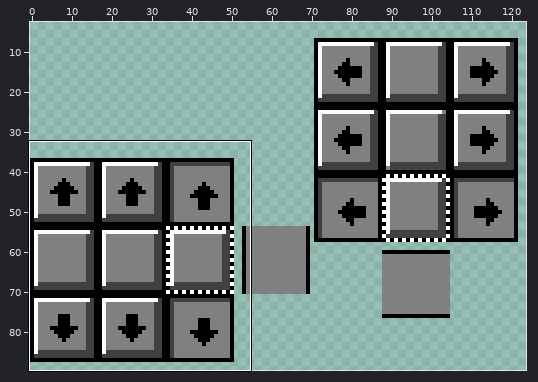
Sprite sheet -- images/window/scrollbars.png. Above, an overview of the earlier version with the close-up marked.
Close-up. The starting point:
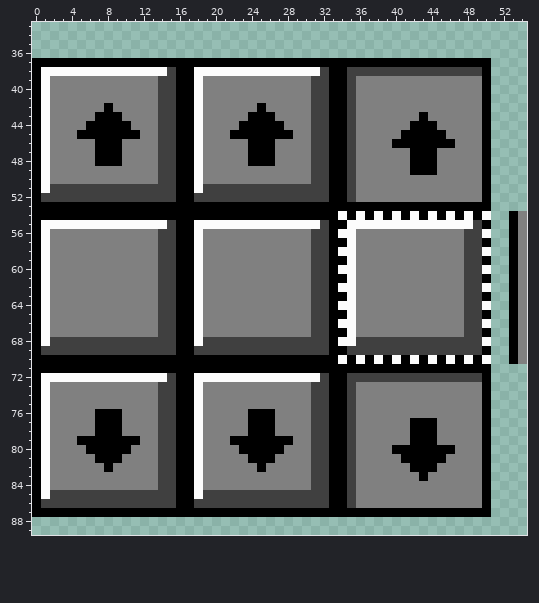
The file is 124x90 pixels. Shown: x 0..54, y 33..89. The wide view leaves out empty margins. The commit also changed other parts of the picture, which this record leaves out.
New version:
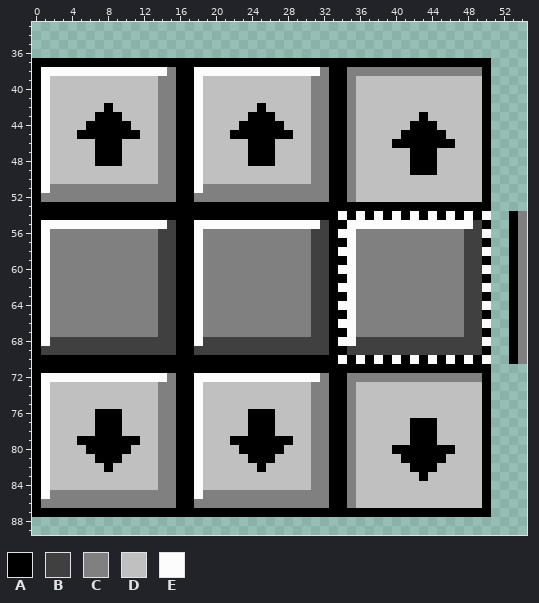
Palette (. is transparent): A #000000  B #404040  C #808080  D #c0c0c0  E #fcfcfc
From old to new:
y 38: x 15 B -> C; x 32 B -> C; x 35..49 BBBBBBBBBBBBBBB -> CCCCCCCCCCCCCCC
y 39..41: x 2..15 CCCCCCCCCCCCBB -> DDDDDDDDDDDDCC; x 19..32 CCCCCCCCCCCCBB -> DDDDDDDDDDDDCC; x 35..49 BCCCCCCCCCCCCCC -> CDDDDDDDDDDDDDD
y 42: x 2..7 CCCCCC -> DDDDDD; x 9..15 CCCCCBB -> DDDDDCC; x 19..24 CCCCCC -> DDDDDD; x 26..32 CCCCCBB -> DDDDDCC; x 35..49 BCCCCCCCCCCCCCC -> CDDDDDDDDDDDDDD
y 43: x 2..6 CCCCC -> DDDDD; x 10..15 CCCCBB -> DDDDCC; x 19..23 CCCCC -> DDDDD; x 27..32 CCCCBB -> DDDDCC; x 35..42 BCCCCCCC -> CDDDDDDD; x 44..49 CCCCCC -> DDDDDD
y 44: x 2..5 CCCC -> DDDD; x 11..15 CCCBB -> DDDCC; x 19..22 CCCC -> DDDD; x 28..32 CCCBB -> DDDCC; x 35..41 BCCCCCC -> CDDDDDD; x 45..49 CCCCC -> DDDDD
y 45: x 2..4 CCC -> DDD; x 12..15 CCBB -> DDCC; x 19..21 CCC -> DDD; x 29..32 CCBB -> DDCC; x 35..40 BCCCCC -> CDDDDD; x 46..49 CCCC -> DDDD
y 46: x 2..6 CCCCC -> DDDDD; x 10..15 CCCCBB -> DDDDCC; x 19..23 CCCCC -> DDDDD; x 27..32 CCCCBB -> DDDDCC; x 35..39 BCCCC -> CDDDD; x 47..49 CCC -> DDD
y 47..48: x 2..6 CCCCC -> DDDDD; x 10..15 CCCCBB -> DDDDCC; x 19..23 CCCCC -> DDDDD; x 27..32 CCCCBB -> DDDDCC; x 35..41 BCCCCCC -> CDDDDDD; x 45..49 CCCCC -> DDDDD
y 49: x 2..15 CCCCCCCCCCCCBB -> DDDDDDDDDDDDCC; x 19..32 CCCCCCCCCCCCBB -> DDDDDDDDDDDDCC; x 35..41 BCCCCCC -> CDDDDDD; x 45..49 CCCCC -> DDDDD
y 50: x 2..15 CCCCCCCCCCCCBB -> DDDDDDDDDDDDCC; x 19..32 CCCCCCCCCCCCBB -> DDDDDDDDDDDDCC; x 35..49 BCCCCCCCCCCCCCC -> CDDDDDDDDDDDDDD
y 51: x 2..15 BBBBBBBBBBBBBB -> CCCCCCCCCCCCCC; x 19..32 BBBBBBBBBBBBBB -> CCCCCCCCCCCCCC; x 35..49 BCCCCCCCCCCCCCC -> CDDDDDDDDDDDDDD
y 52: x 1..15 BBBBBBBBBBBBBBB -> CCCCCCCCCCCCCCC; x 18..32 BBBBBBBBBBBBBBB -> CCCCCCCCCCCCCCC; x 35..49 BCCCCCCCCCCCCCC -> CDDDDDDDDDDDDDD
y 72: x 15 B -> C; x 32 B -> C; x 35..49 BBBBBBBBBBBBBBB -> CCCCCCCCCCCCCCC
y 73..75: x 2..15 CCCCCCCCCCCCBB -> DDDDDDDDDDDDCC; x 19..32 CCCCCCCCCCCCBB -> DDDDDDDDDDDDCC; x 35..49 BCCCCCCCCCCCCCC -> CDDDDDDDDDDDDDD
y 76: x 2..6 CCCCC -> DDDDD; x 10..15 CCCCBB -> DDDDCC; x 19..23 CCCCC -> DDDDD; x 27..32 CCCCBB -> DDDDCC; x 35..49 BCCCCCCCCCCCCCC -> CDDDDDDDDDDDDDD
y 77..78: x 2..6 CCCCC -> DDDDD; x 10..15 CCCCBB -> DDDDCC; x 19..23 CCCCC -> DDDDD; x 27..32 CCCCBB -> DDDDCC; x 35..41 BCCCCCC -> CDDDDDD; x 45..49 CCCCC -> DDDDD
y 79: x 2..4 CCC -> DDD; x 12..15 CCBB -> DDCC; x 19..21 CCC -> DDD; x 29..32 CCBB -> DDCC; x 35..41 BCCCCCC -> CDDDDDD; x 45..49 CCCCC -> DDDDD
y 80: x 2..5 CCCC -> DDDD; x 11..15 CCCBB -> DDDCC; x 19..22 CCCC -> DDDD; x 28..32 CCCBB -> DDDCC; x 35..39 BCCCC -> CDDDD; x 47..49 CCC -> DDD
y 81: x 2..6 CCCCC -> DDDDD; x 10..15 CCCCBB -> DDDDCC; x 19..23 CCCCC -> DDDDD; x 27..32 CCCCBB -> DDDDCC; x 35..40 BCCCCC -> CDDDDD; x 46..49 CCCC -> DDDD
y 82: x 2..7 CCCCCC -> DDDDDD; x 9..15 CCCCCBB -> DDDDDCC; x 19..24 CCCCCC -> DDDDDD; x 26..32 CCCCCBB -> DDDDDCC; x 35..41 BCCCCCC -> CDDDDDD; x 45..49 CCCCC -> DDDDD
y 83: x 2..15 CCCCCCCCCCCCBB -> DDDDDDDDDDDDCC; x 19..32 CCCCCCCCCCCCBB -> DDDDDDDDDDDDCC; x 35..42 BCCCCCCC -> CDDDDDDD; x 44..49 CCCCCC -> DDDDDD
y 84: x 2..15 CCCCCCCCCCCCBB -> DDDDDDDDDDDDCC; x 19..32 CCCCCCCCCCCCBB -> DDDDDDDDDDDDCC; x 35..49 BCCCCCCCCCCCCCC -> CDDDDDDDDDDDDDD
y 85: x 2..15 BBBBBBBBBBBBBB -> CCCCCCCCCCCCCC; x 19..32 BBBBBBBBBBBBBB -> CCCCCCCCCCCCCC; x 35..49 BCCCCCCCCCCCCCC -> CDDDDDDDDDDDDDD
y 86: x 1..15 BBBBBBBBBBBBBBB -> CCCCCCCCCCCCCCC; x 18..32 BBBBBBBBBBBBBBB -> CCCCCCCCCCCCCCC; x 35..49 BCCCCCCCCCCCCCC -> CDDDDDDDDDDDDDD
Pixel boxes of the changes (left, top, right, bottom) in both close-ups:
changed: (41, 67, 482, 202)
changed: (41, 373, 482, 508)
